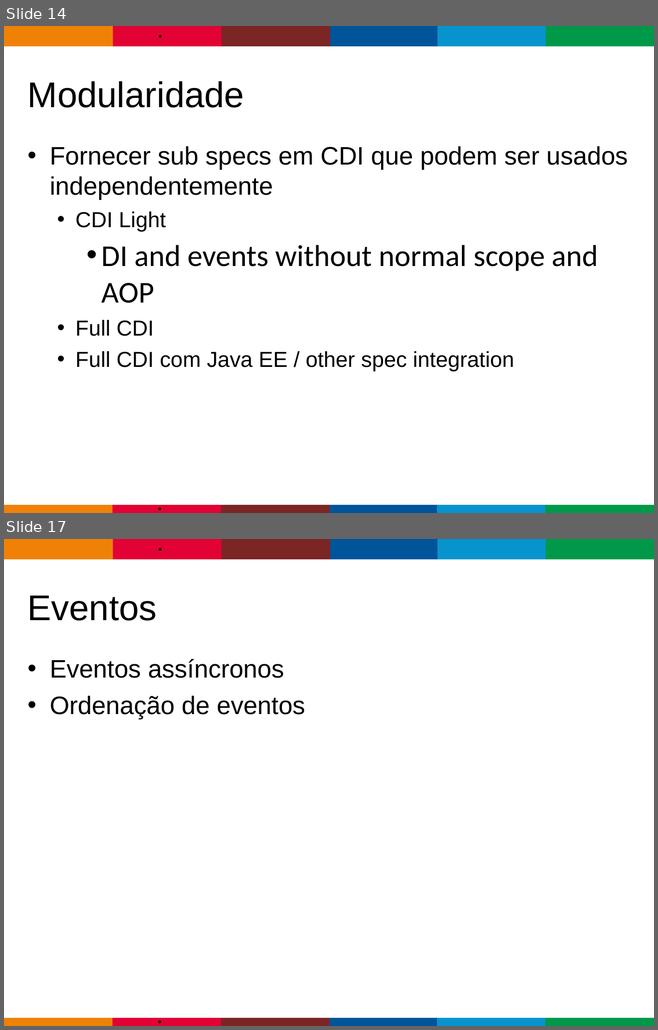
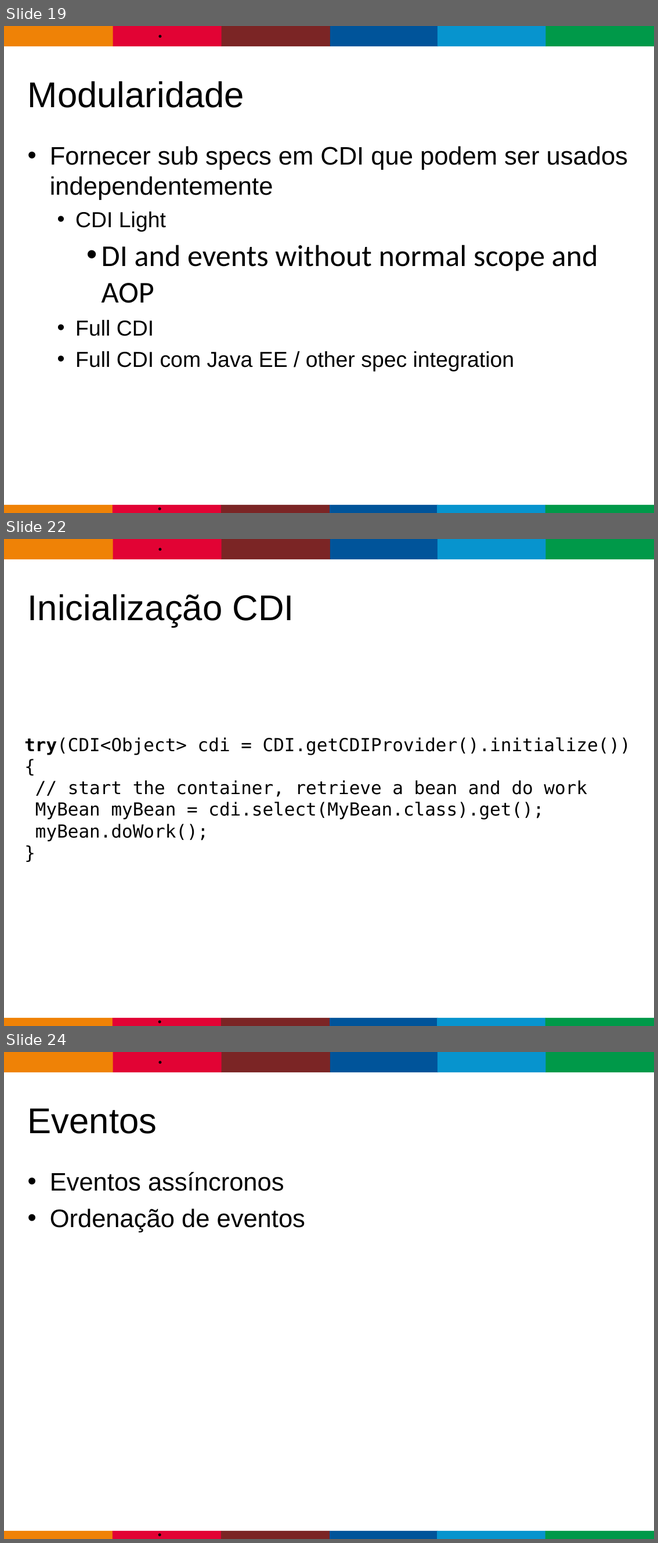
Before and after one commit to gastaldi/talks, a slide deck: CDI/TDC2015/TDC_2015-CDI-2.0.odp. Shown one above the other, each under a label of ours: slides 14 and 17 before the commit, slides 19, 22 and 24 after it; the slides between them are not shown. The pictures are 658x1030 and 658x1543 pixels, drawn with LibreOffice and Linux fonts; fonts in the diff are those of the drawing; background and template pictures are left out. Boxes give left, top, right and bottom in pixels: in the first picture for what was removed or moved away, otherwise in the second. Text is boxed around its words. In the diff, an @@ line names an element or a change of style, - is before the commit and + after.

```diff
--- a/CDI/TDC2015/TDC_2015-CDI-2.0.odp
+++ b/CDI/TDC2015/TDC_2015-CDI-2.0.odp
@@ slide 22 added at (4,539,654,1026), background #FFFFFF; not listed: 13 template elements that a slide beside it also shows @@
@@ title added at (28,594,294,627), 43.7 pt, text #000000 @@
+Inicialização CDI
@@ text added at (24,737,630,841), 22 pt, text #000000 @@
+try(CDI<Object> cdi = CDI.getCDIProvider().initialize()) {
+// start the container, retrieve a bean and do work
+MyBean myBean = cdi.select(MyBean.class).get();
+myBean.doWork();
+}
@@ what was slide 14 is now slide 19 @@
@@ what was slide 17 is now slide 24 @@
```
Also in this commit, not shown: 5 slides changed, 9 other slides added, 4 slides removed.
